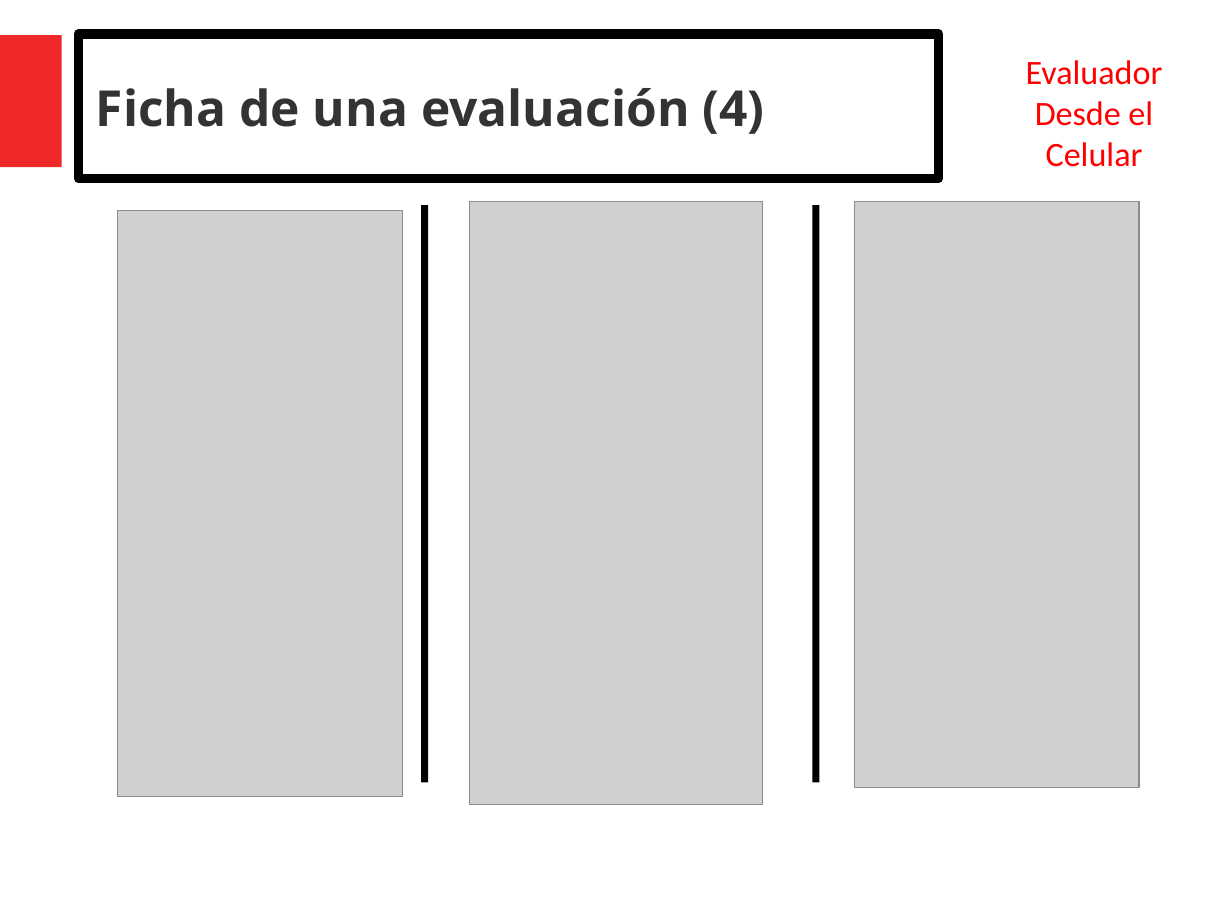
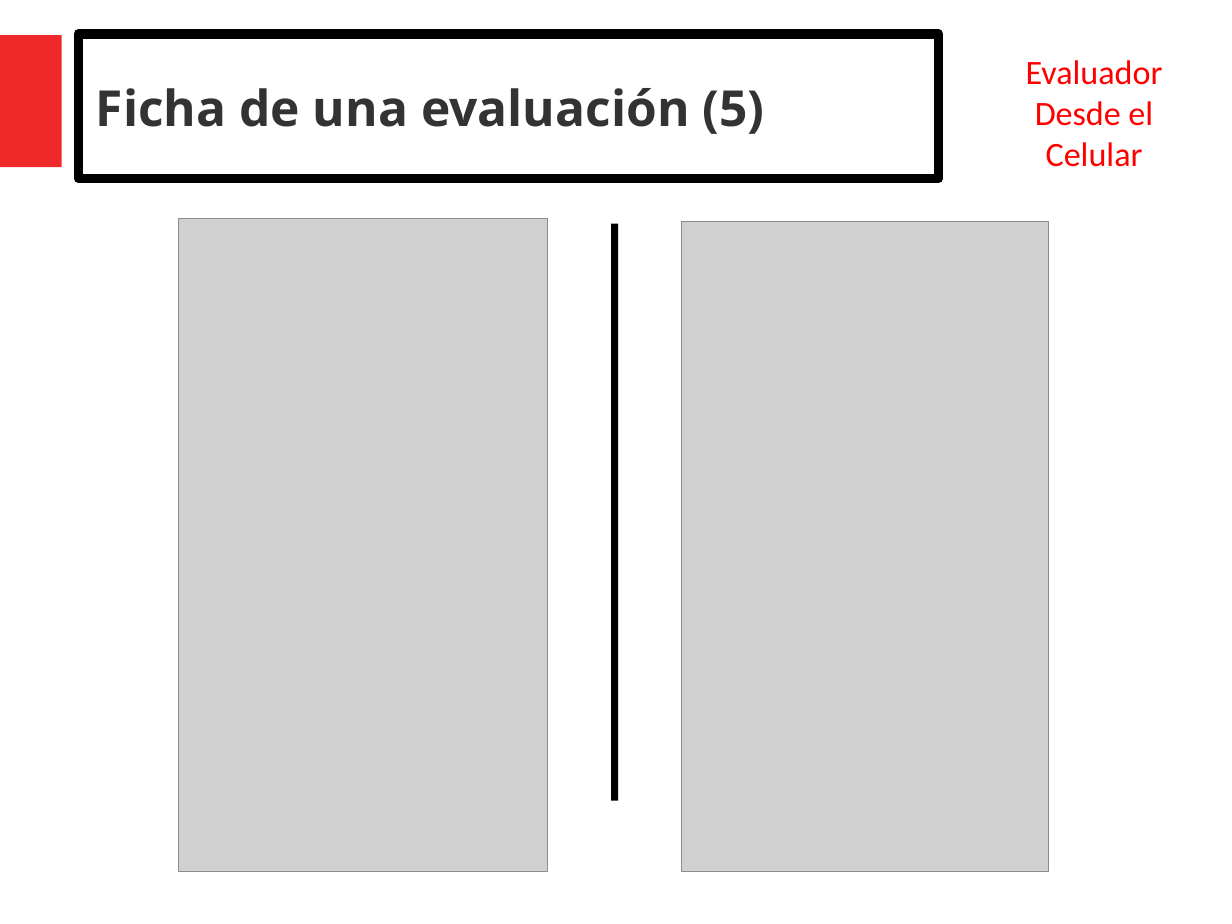
Before and after one commit to DCC-CC4401/2019-1-Grupo-13, a slide deck: slide 9 of presentaciones/presentacion-tarea2/presentacion.pptx (slide 10 before the commit). Drawn at 1232x924 pixels with LibreOffice and Linux fonts; fonts in the diff are those of the drawing; grey boxes stand for pictures. Boxes give left, top, right and bottom in pixels: in the first picture for what was removed or moved away, otherwise in the second. Text is boxed around its words. In the diff, an @@ line names an element or a change of style, - is before the commit and + after.

Commit message:
screenshots y presentacion tarea2

```diff
--- a/presentaciones/presentacion-tarea2/presentacion.pptx
+++ b/presentaciones/presentacion-tarea2/presentacion.pptx
@@ text in rectangle at [96, 88, 765, 134]: text changed @@
-Ficha de una evaluación (4)
+Ficha de una evaluación (5)
@@ picture removed at [470, 201, 762, 805] @@
@@ line removed from (816, 206) to (816, 783) @@
@@ picture removed at [855, 201, 1140, 787] @@
@@ picture removed at [117, 210, 402, 796] @@
@@ picture added at [179, 218, 548, 872] @@
@@ line moved from (425, 206) - (425, 783) to (615, 224) - (615, 800) @@
@@ picture added at [682, 221, 1049, 872] @@
```
Also in this commit, not shown: 9 other slides changed, 1 slide removed, 24 other files.
